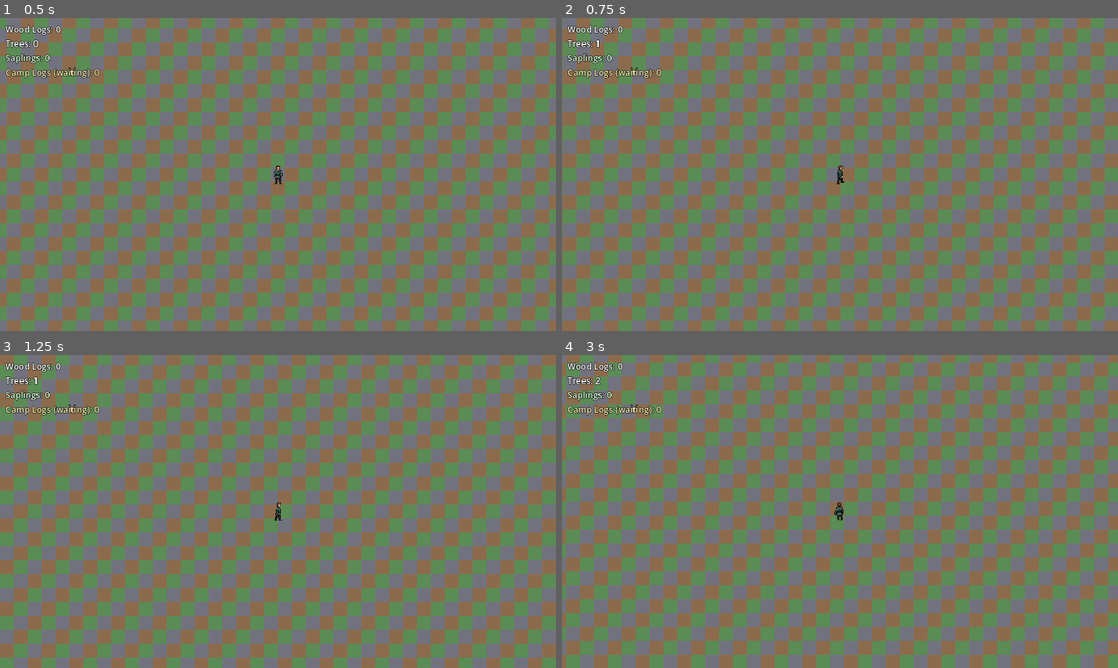
Above: before the commit, frames 1-4 (two rows, left to right).
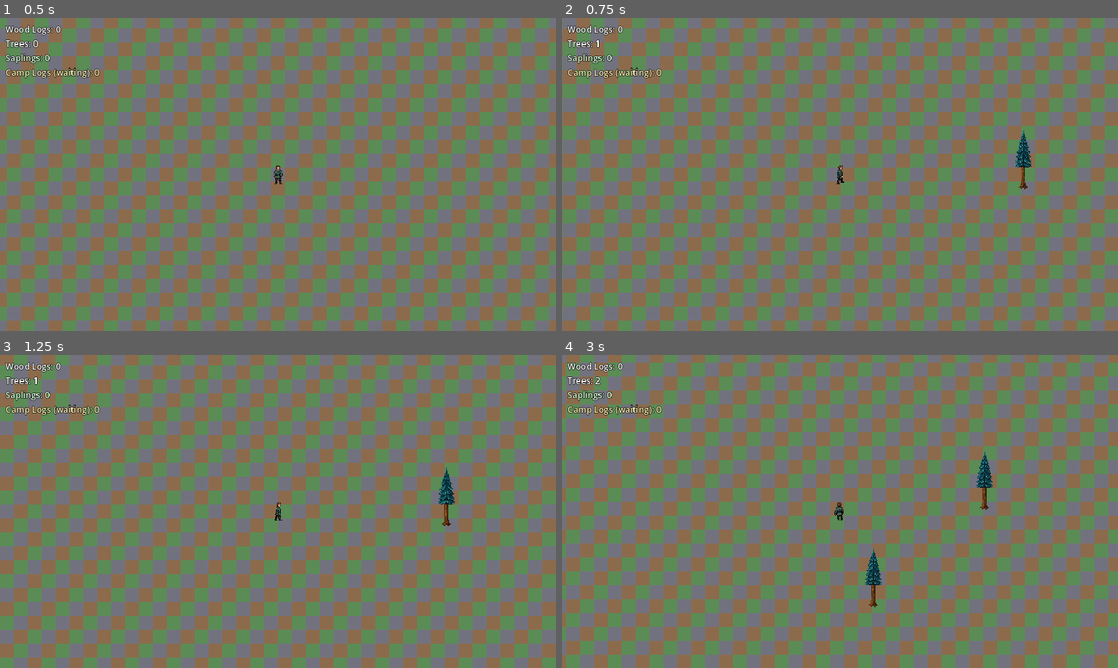
Above: after the commit, the same moments.

Repository: mcchesneyjg-max/Test-Gamer
Game: Godot game, scene res://main.tscn
Two runs of this game, one before a commit and one after it. Both use one fixed random seed, a clock stepped at 60 frames per second and the inputs below.
Inputs (mouse positions are in pixels of both pictures, inside the frame that each line leads up to):
- Up to frame 1 (0.5 s): no input
- Up to frame 2 (0.75 s): tap Enter at 0.5 s; move the mouse to (962, 158) at 0.52 s; hold D (move_right) from 0.53 s (still down); tap T at 0.6 s; click (962, 158) at 0.67 s
- Up to frame 3 (1.25 s): keep holding D (move_right)
- Up to frame 4 (3 s): move the mouse to (728, 527) at 1.27 s; release D (move_right) at 1.28 s; hold S (move_down) 1.28-2.03 s; tap T at 1.35, 2.1, 2.85 s; move the mouse to (895, 442) at 2.02 s; hold D (move_right) 2.03-2.78 s; move the mouse to (812, 574) at 2.77 s; hold W (move_up) from 2.78 s (still down); click (812, 574) at 2.92 s

Frame 1 is identical in both runs. In frame 2, 0.2% of the frame differs, in the area x 81-85%, y 36-55%; in frame 3, 0.3%; in frame 4, 0.5%, in the area x 54-78%, y 30-81%.

Commit message:
Use idle tree image from axe_strike_animation folder
Point mature_tree at summer_tree_axe_frame_1 inside
summer_tree_1/axe_strike_animation instead of the standalone copy in
assets/sprites. Idle and post-chop states now use frame 1 from the
animation set.

Co-authored-by: mcchesneyjg-max <mcchesneyjg-max@users.noreply.github.com>

Diff:
--- a/game/scenes/mature_tree.tscn
+++ b/game/scenes/mature_tree.tscn
@@ -1,7 +1,7 @@
 [gd_scene load_steps=3 format=3 uid="uid://mature-tree"]
 
 [ext_resource type="Script" path="res://scripts/mature_tree.gd" id="1_tree"]
-[ext_resource type="Texture2D" path="res://assets/sprites/summer_tree_axe_frame_1.png" id="2_sprite"]
+[ext_resource type="Texture2D" path="res://assets/sprites/summer_tree_animation/summer_tree_1/axe_strike_animation/summer_tree_axe_frame_1.png" id="2_sprite"]
 
 [node name="MatureTree" type="Node2D"]
 script = ExtResource("1_tree")
--- a/game/scripts/mature_tree.gd
+++ b/game/scripts/mature_tree.gd
@@ -28,8 +28,8 @@
 
 func _ready() -> void:
 	TreeRegistry.register_tree(self)
-	_static_texture = _sprite.texture
 	_load_axe_strike_frames()
+	_apply_idle_texture()
 	_setup_chop_foreground_sprite()
 
 func _process(delta: float) -> void:
@@ -116,6 +116,13 @@
 			% ", ".join(AXE_STRIKE_ROOT_CANDIDATES)
 		)
 
+func _apply_idle_texture() -> void:
+	if not _axe_strike_frames.is_empty():
+		_static_texture = _axe_strike_frames[0]
+	else:
+		_static_texture = _sprite.texture
+	_set_tree_texture(_static_texture)
+
 func _clear_stale_chopper() -> void:
 	if _chopper != null and not is_instance_valid(_chopper):
 		_chopper = null
Not shown, changed: game/assets/sprites/summer_tree_animation/summer_tree_1/axe_strike_animation/README.md
